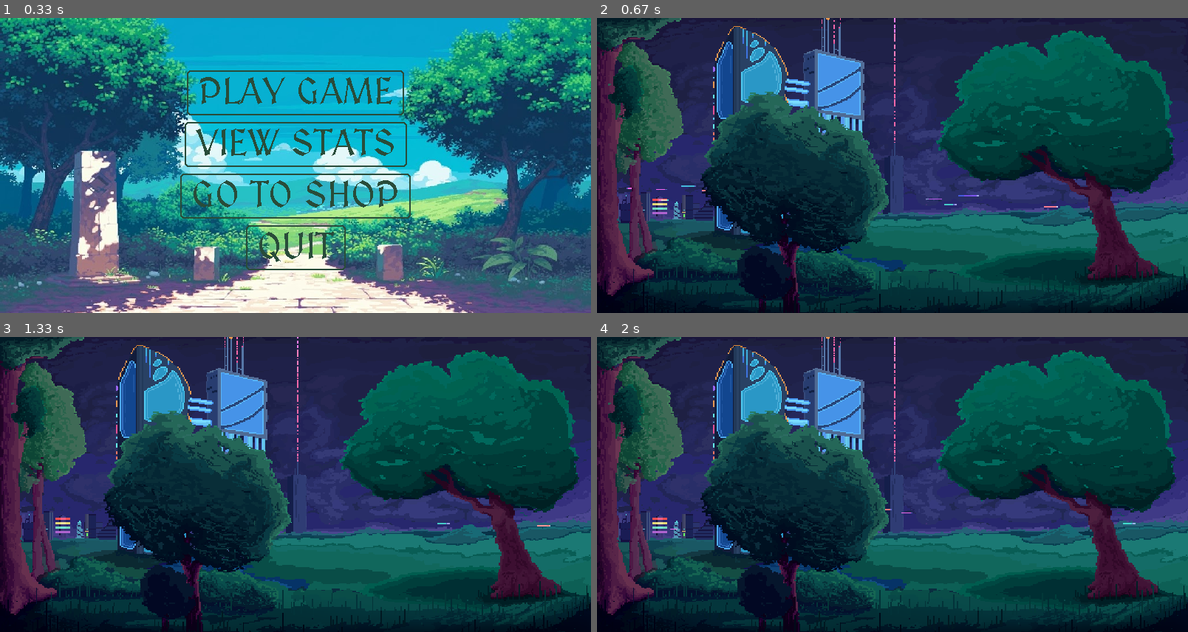
Above: before the commit, frames 1-4 (two rows, left to right).
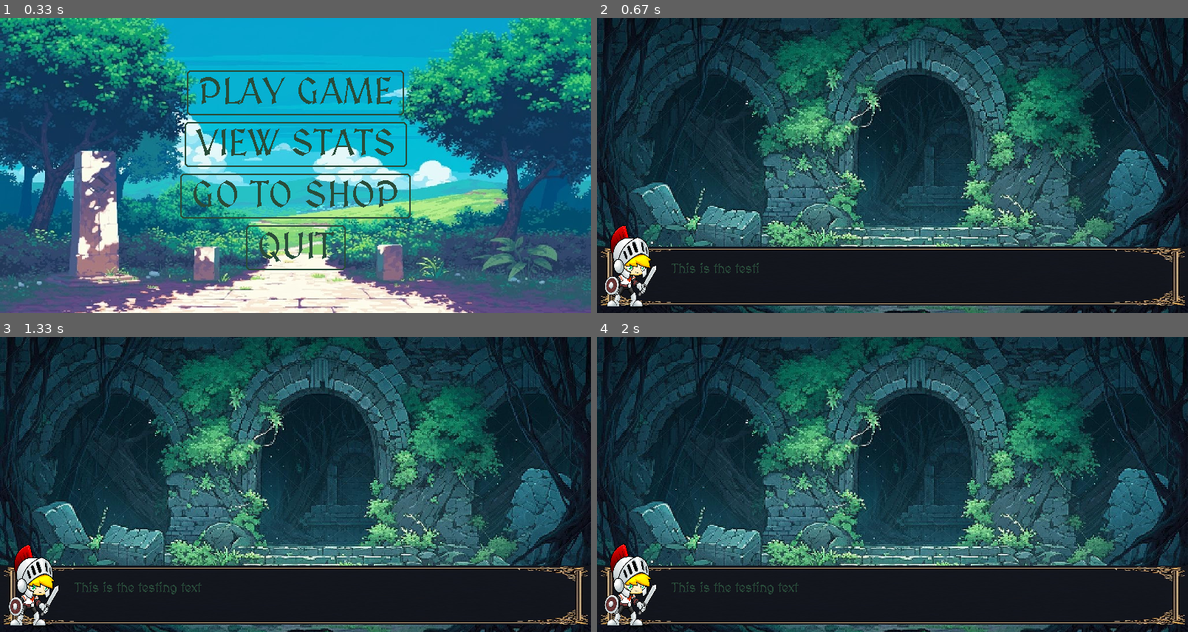
Above: after the commit, the same moments.

Repository: PBS-THE-NOOB/PyGame-First_Project
Game: pygame game, started from main.py
The game is run twice, just before and just after one commit, with the same random seed, the same clock (stepped at 60 frames per second) and the same inputs.
Inputs:
- Up to frame 1 (0.33 s): no input
- Up to frame 2 (0.67 s): click "PLAY GAME" at 0.38 s
- Up to frame 3 (1.33 s): no input
- Up to frame 4 (2 s): no input

Frame 1 is identical in both runs. In frame 2, 78% of the frame differs, in the area x 0-100%, y 0-100%; in frame 3, 78%; in frame 4, 78%.

Commit message:
Add dialogue box and basic typewriter animation

Diff:
--- a/game.py
+++ b/game.py
@@ -10,6 +10,10 @@
         self.Entering_Surf=self.Entering_surf_list[self.Entering_Surf_Intex]
         self.Game_Enter_Background=pygame.transform.scale(pygame.image.load('Background/Game_Enter_Background.png').convert(),(800,400))
         self.player=Player()
+        self.text_box_background = pygame.image.load('Background/Text_Box.png').convert()
+        self.text_font=pygame.font.Font('Fonts/Menu_Font/MedievalSharp-Regular.ttf',18)
+        self.text_state = ''
+        self.Counter_Variable= 0
     def Entering_animation(self,screen):
         self.Entering_Surf_Intex += 0.6
         if self.Entering_Surf_Intex>=len(self.Entering_surf_list):
@@ -22,4 +26,21 @@
         screen.blit(self.Game_Enter_Background,(0,0))
         Idle_player =  self.player.player_animate('idle')
         Idle_player_rect = Idle_player.get_rect(bottomleft = (0,400))
+        self.load_text_box(screen)
         screen.blit(Idle_player,Idle_player_rect)
+        self.typing_animation('This is the testing text',screen,(100,330))
+
+    def load_text_box(self,screen):
+        text_box_surf = pygame.transform.scale(self.text_box_background,(800,80))
+        text_box_rect = text_box_surf.get_rect(bottomleft = (0,390))
+        screen.blit (text_box_surf,text_box_rect)
+
+    def typing_animation(self,text:str, screen, top_left_location :tuple):
+        text_list = list(text)
+        if self.Counter_Variable< len(text_list):
+            self.text_state = self.text_state + text_list[int(self.Counter_Variable)]
+            self.Counter_Variable += 1
+        text_surf = self.text_font.render(f'{self.text_state}',0,'#294C3A')
+        text_rect = text_surf.get_rect(topleft = top_left_location)
+        screen.blit(text_surf,text_rect)
+    #do word wrapping next
--- a/main.py
+++ b/main.py
@@ -17,7 +17,7 @@
             exit()
         if state == 'menu':
             val = (menu.event_handeling(event))
-            if val == 'play': state = 'intro'
+            if val == 'play': state = 'game_starts'
     if state == 'menu':
         menu.draw(screen)
     elif state == 'intro':
Binary file added: Background/Text_Box.png
